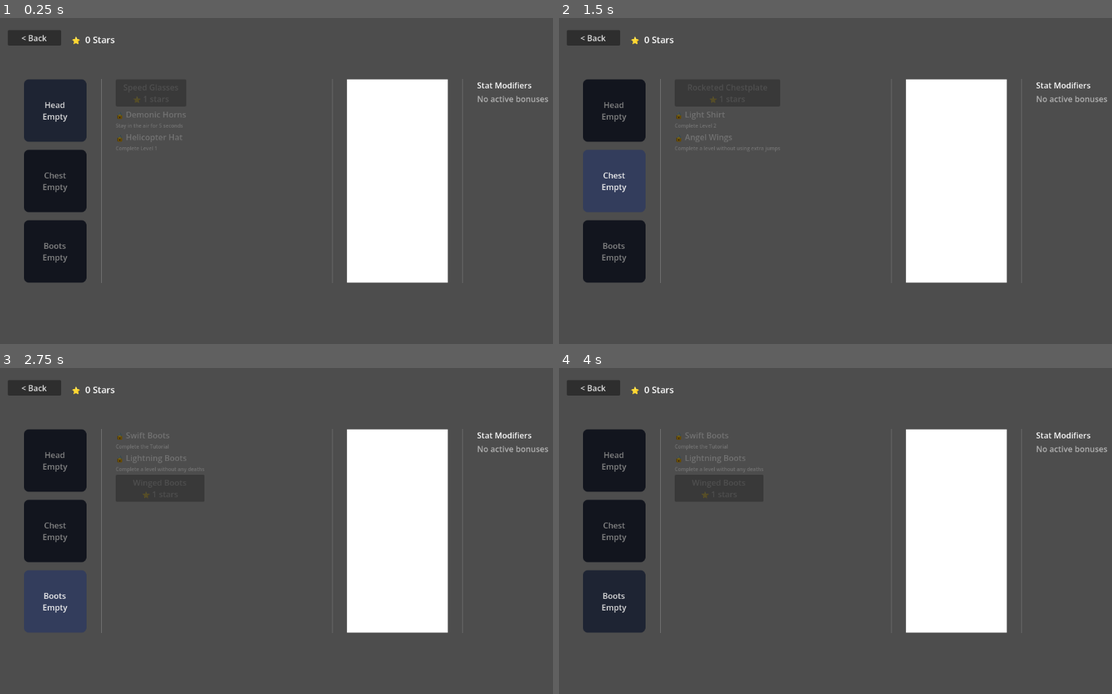
Above: before the commit, frames 1-4 (two rows, left to right).
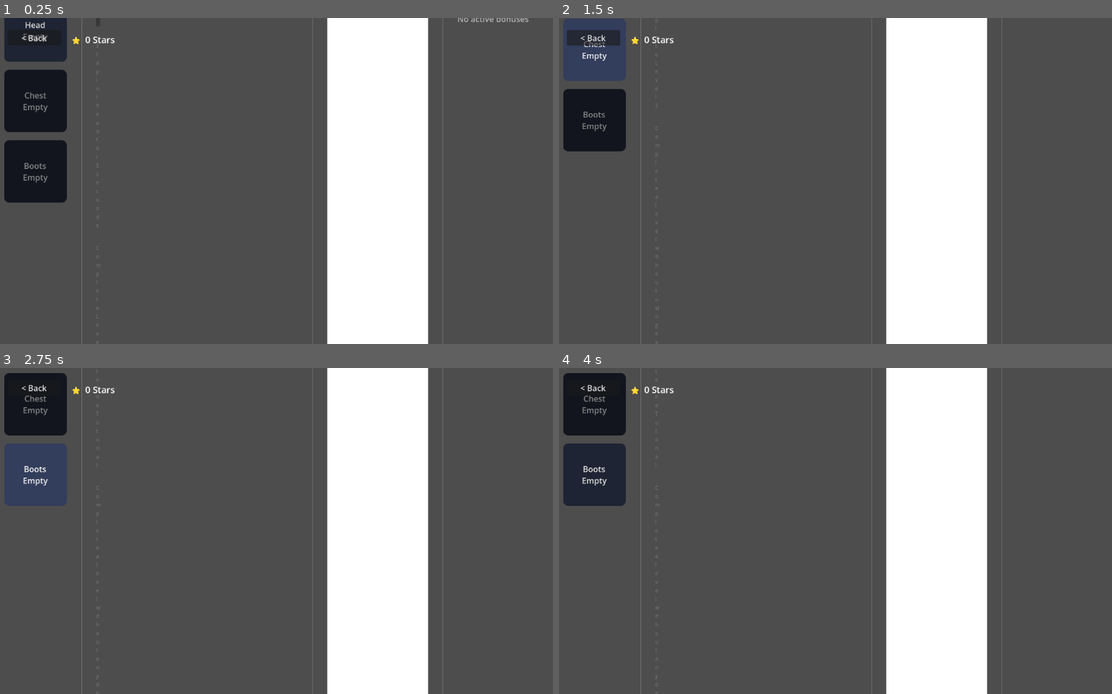
Above: after the commit, the same moments.

Repository: jpvds1/DDJD
Game: Godot game, scene res://scenes/ui/customization_menu.tscn
The game is run twice, just before and just after one commit, with the same random seed, the same clock (stepped at 60 frames per second) and the same inputs. This scene is started directly instead of the project's main scene.
Inputs (mouse positions are in pixels of both pictures, inside the frame that each line leads up to):
- Up to frame 1 (0.25 s): no input
- Up to frame 2 (1.5 s): click "Head Empty" at 0.5 s; click "Chest Empty" at 1.25 s
- Up to frame 3 (2.75 s): click "Boots Empty" at 2 s
- Up to frame 4 (4 s): click "< Back" at 2.75 s; move the mouse to (973, 514) at 3.52 s; hold D (move_right) from 3.53 s (still down); tap Q (dash) at 3.6 s; click (973, 514) at 3.67 s

The runs differ from the first frame. In frame 1, 19% of the frame differs, in the area x 0-100%, y 0-100%; in frame 2, 20%; in frame 3, 21%; in frame 4, 20%.
Error before the commit: Invalid call. Nonexistent function 'change_GUI_scene' in base 'Nil'. (res://scripts/ui/customization_menu.gd:264)
Error after the commit: Invalid call. Nonexistent function 'change_GUI_scene' in base 'Nil'. (res://scripts/ui/customization_menu.gd:273)

Commit message:
feat: no clipping

Diff:
--- a/platformer-game/scenes/ui/customization_menu.tscn
+++ b/platformer-game/scenes/ui/customization_menu.tscn
@@ -59,6 +59,8 @@
 theme_override_styles/hover = SubResource("StyleBoxFlat_slot_h")
 theme_override_styles/hover_pressed = SubResource("StyleBoxFlat_slot_p")
 theme_override_styles/pressed = SubResource("StyleBoxFlat_slot_p")
+clip_text = true
+text_overrun_behavior = 3
 text = "Active
 Head
 Gear"
@@ -72,6 +74,8 @@
 theme_override_styles/hover = SubResource("StyleBoxFlat_slot_h")
 theme_override_styles/hover_pressed = SubResource("StyleBoxFlat_slot_p")
 theme_override_styles/pressed = SubResource("StyleBoxFlat_slot_p")
+clip_text = true
+text_overrun_behavior = 3
 text = "Active
 Chest
 Gear"
@@ -85,6 +89,8 @@
 theme_override_styles/hover = SubResource("StyleBoxFlat_slot_h")
 theme_override_styles/hover_pressed = SubResource("StyleBoxFlat_slot_p")
 theme_override_styles/pressed = SubResource("StyleBoxFlat_slot_p")
+clip_text = true
+text_overrun_behavior = 3
 text = "Active
 Boots
 Gear"
@@ -110,6 +116,7 @@
 layout_mode = 2
 
 [node name="StatsVBox" type="VBoxContainer" parent="HBoxContainer" unique_id=708597039]
+custom_minimum_size = Vector2(220, 0)
 layout_mode = 2
 
 [node name="Label" type="Label" parent="HBoxContainer/StatsVBox" unique_id=1470840931]
--- a/platformer-game/scripts/ui/customization_menu.gd
+++ b/platformer-game/scripts/ui/customization_menu.gd
@@ -131,6 +131,8 @@
 func _add_equip_button(item: GearItem, is_equipped: bool) -> void:
 	var btn := Button.new()
 	btn.text = item.item_name
+	btn.clip_text = true
+	btn.text_overrun_behavior = TextServer.OVERRUN_TRIM_ELLIPSIS
 	btn.modulate = COLOR_EQUIPPED if is_equipped else COLOR_SELECTED
 	btn.pressed.connect(_on_gear_item_pressed.bind(item))
 	grid_container.add_child(btn)
@@ -141,6 +143,8 @@
 			var btn := Button.new()
 			var can_buy := GlobalInventory.can_purchase(item)
 			btn.text = "%s\n⭐ %d stars" % [item.item_name, item.star_cost]
+			btn.clip_text = true
+			btn.text_overrun_behavior = TextServer.OVERRUN_TRIM_ELLIPSIS
 			btn.modulate = COLOR_BUYABLE if can_buy else COLOR_LOCKED
 			btn.disabled = not can_buy
 			btn.pressed.connect(_on_purchase_pressed.bind(item))
@@ -150,6 +154,8 @@
 			var container := VBoxContainer.new()
 			var name_lbl := Label.new()
 			name_lbl.text =  "🔒 " + item.item_name
+			name_lbl.clip_text = true
+			name_lbl.text_overrun_behavior = TextServer.OVERRUN_TRIM_ELLIPSIS
 			name_lbl.modulate = COLOR_LOCKED
 			container.add_child(name_lbl)
 
@@ -163,6 +169,7 @@
 
 			var desc_lbl := Label.new()
 			desc_lbl.text = desc
+			desc_lbl.autowrap_mode = TextServer.AUTOWRAP_WORD_SMART
 			desc_lbl.modulate = COLOR_LOCKED
 			desc_lbl.add_theme_font_size_override("font_size", 10)
 			container.add_child(desc_lbl)
@@ -217,6 +224,8 @@
 
 		var lbl := Label.new()
 		lbl.text = display_text
+		lbl.autowrap_mode = TextServer.AUTOWRAP_WORD_SMART
+		lbl.size_flags_horizontal = Control.SIZE_EXPAND_FILL
 
 		var is_beneficial := (bonus * good_sign) > 0.0
 		lbl.modulate = COLOR_BONUS_POS if is_beneficial else COLOR_BONUS_NEG
